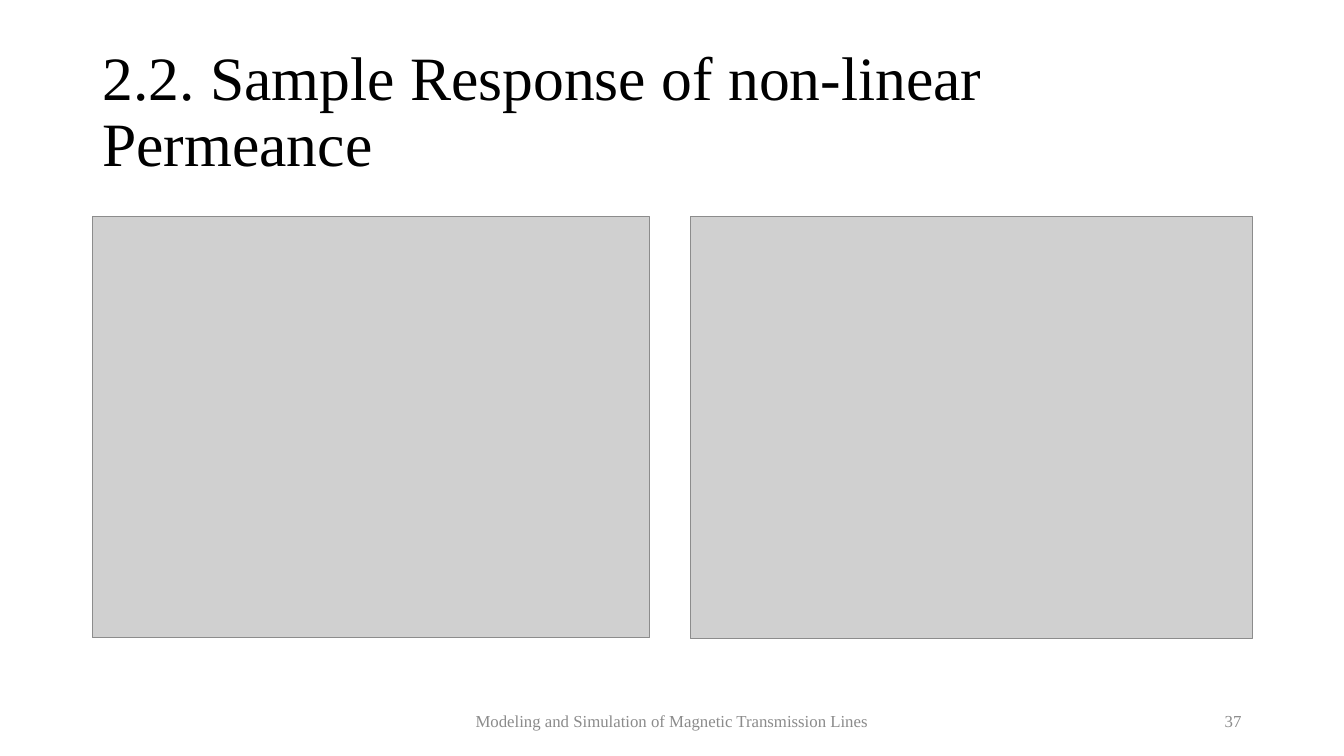
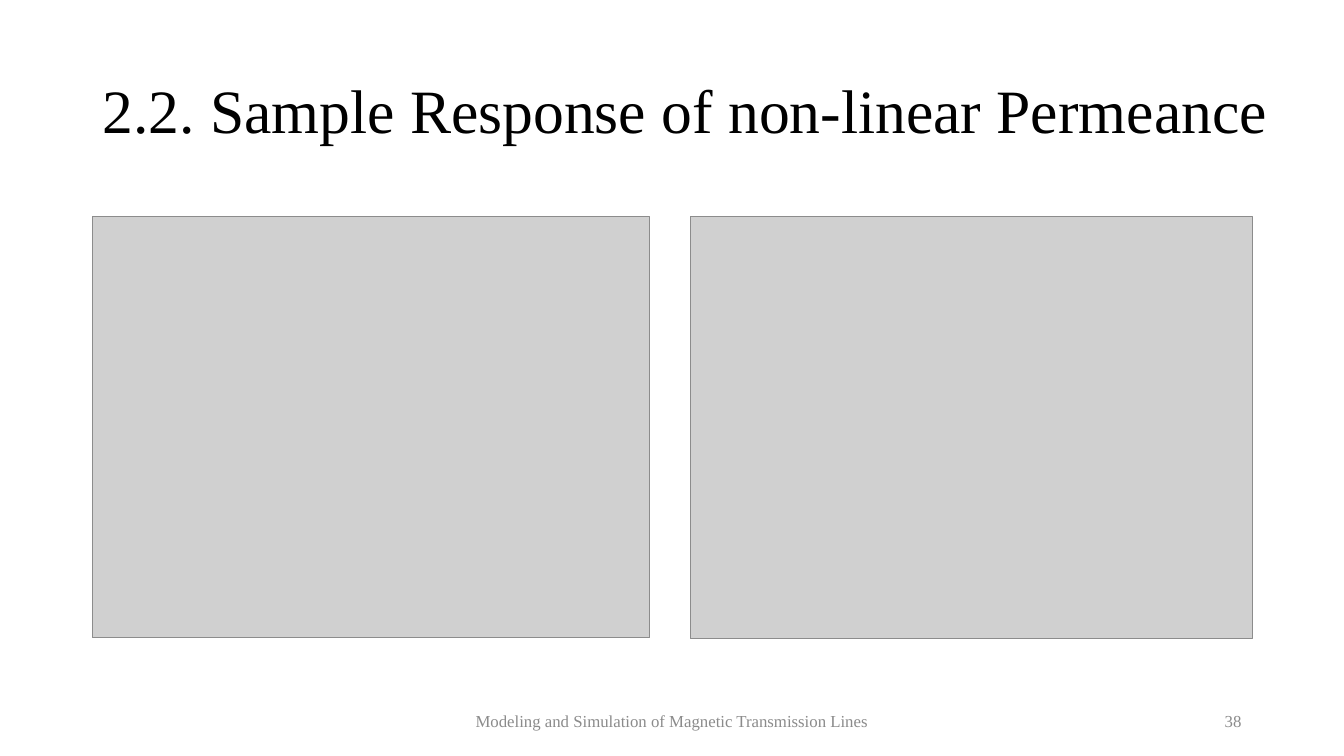
Before and after one commit to MuhammadShamaas1997/Electrical-Engineering, a slide deck: slide 38 of MS/Spring 2020/Thesis/Magnetic Transmission Lines/Thesis Final Presentation.pptx (slide 37 before the commit). Drawn at 1344x756 pixels with LibreOffice and Linux fonts; fonts in the diff are those of the drawing; grey boxes stand for pictures. Boxes give left, top, right and bottom in pixels: in the first picture for what was removed or moved away, otherwise in the second. Text is boxed around its words. In the diff, an @@ line names an element or a change of style, - is before the commit and + after.

```diff
--- a/MS/Spring 2020/Thesis/Magnetic Transmission Lines/Thesis Final Presentation.pptx
+++ b/MS/Spring 2020/Thesis/Magnetic Transmission Lines/Thesis Final Presentation.pptx
@@ title "2.2. Sample Response of non-linear ..." rewrapped from box(102, 56, 981, 167) to box(102, 89, 1267, 144) @@
@@ page number at box(1225, 716, 1242, 727): text changed @@
-37
+38
```
Also in this commit, not shown: 5 other slides changed, 1 slide added, 1 other file.
